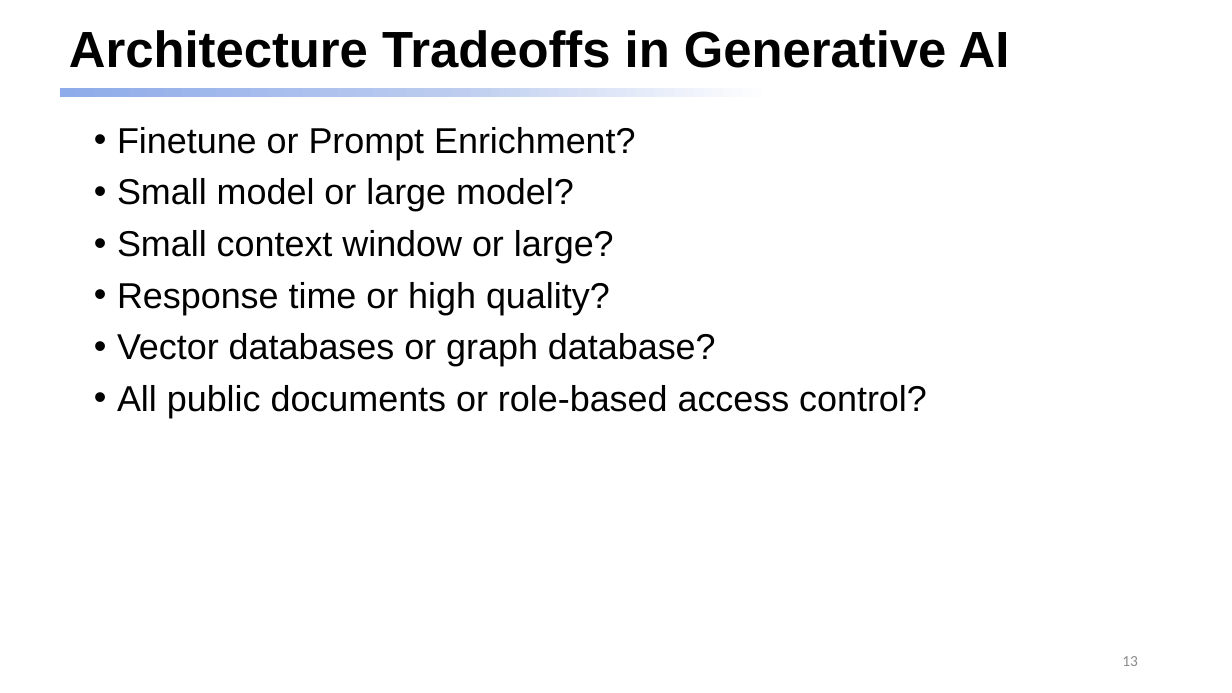
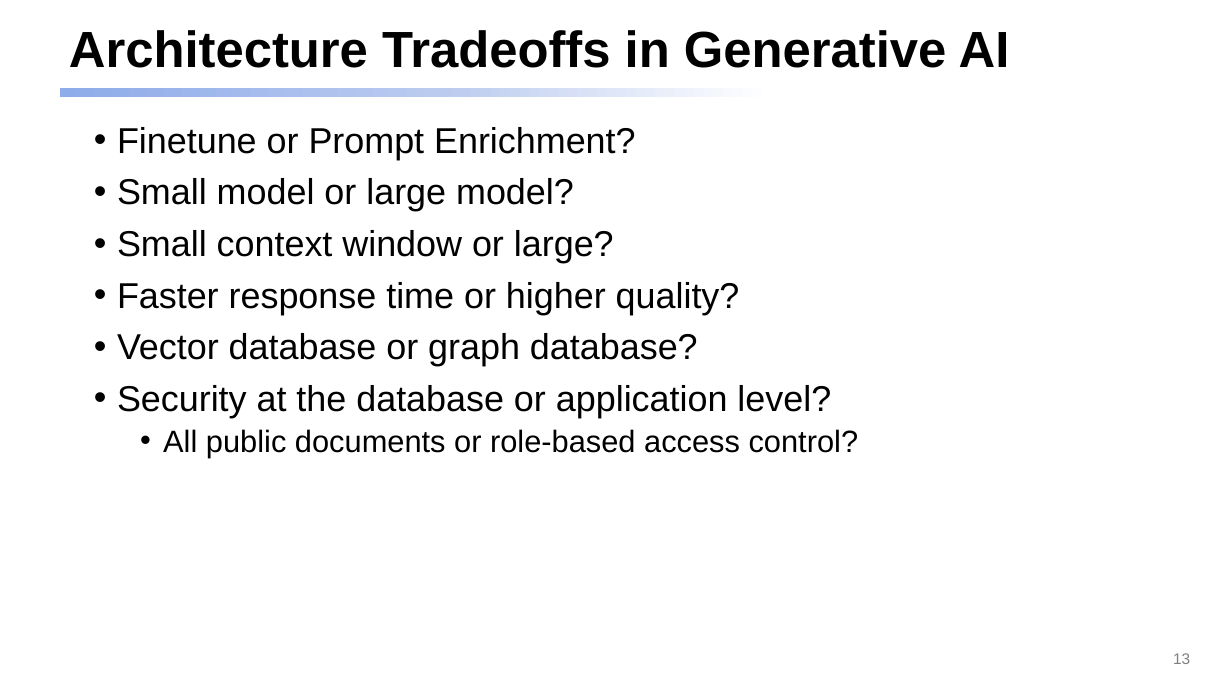
Before and after one commit to dmccreary/genai-arch-patterns, a slide deck: slide 13 of slides/One-Hour-Talk.pptx. Drawn at 1232x693 pixels with LibreOffice and Linux fonts; fonts in the diff are those of the drawing. Boxes give left, top, right and bottom in pixels: in the first picture for what was removed or moved away, otherwise in the second. Text is boxed around its words. In the diff, an @@ line names an element or a change of style, - is before the commit and + after.

```diff
--- a/slides/One-Hour-Talk.pptx
+++ b/slides/One-Hour-Talk.pptx
@@ text at <box>117,282,831,418</box>: text changed @@
-• Response time or high quality?
-• Vector databases or graph database?
+• Faster response time or higher quality?
+• Vector database or graph database?
+• Security at the database or application level?
@@ text at <box>163,429,859,457</box>: size 28 to 24 pt in "All public documents or role-based access control?"; list level 1 to 2 in "All public documents or role-based ..." @@
@@ page number: place and size @@
-page number at <box>1122,656,1138,666</box>
+page number at <box>1173,653,1190,664</box>
@@ page number at <box>1173,653,1190,664</box>: font Calibri to Arial, text colour #8C8C8C to #808080 @@
```
Also in this commit, not shown: 22 other slides changed, 5 slides added, 1 slide removed, 7 other files.
